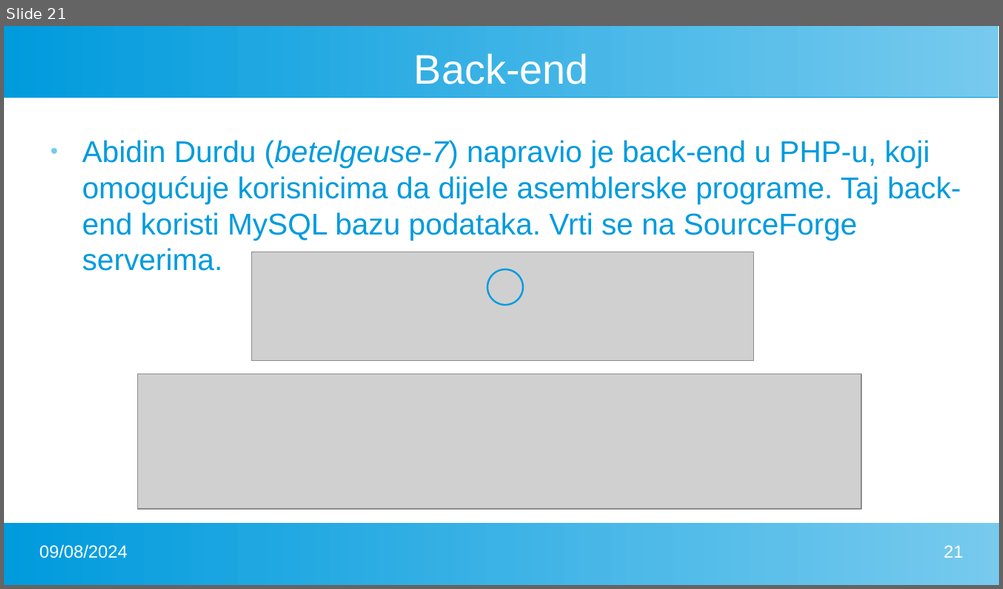
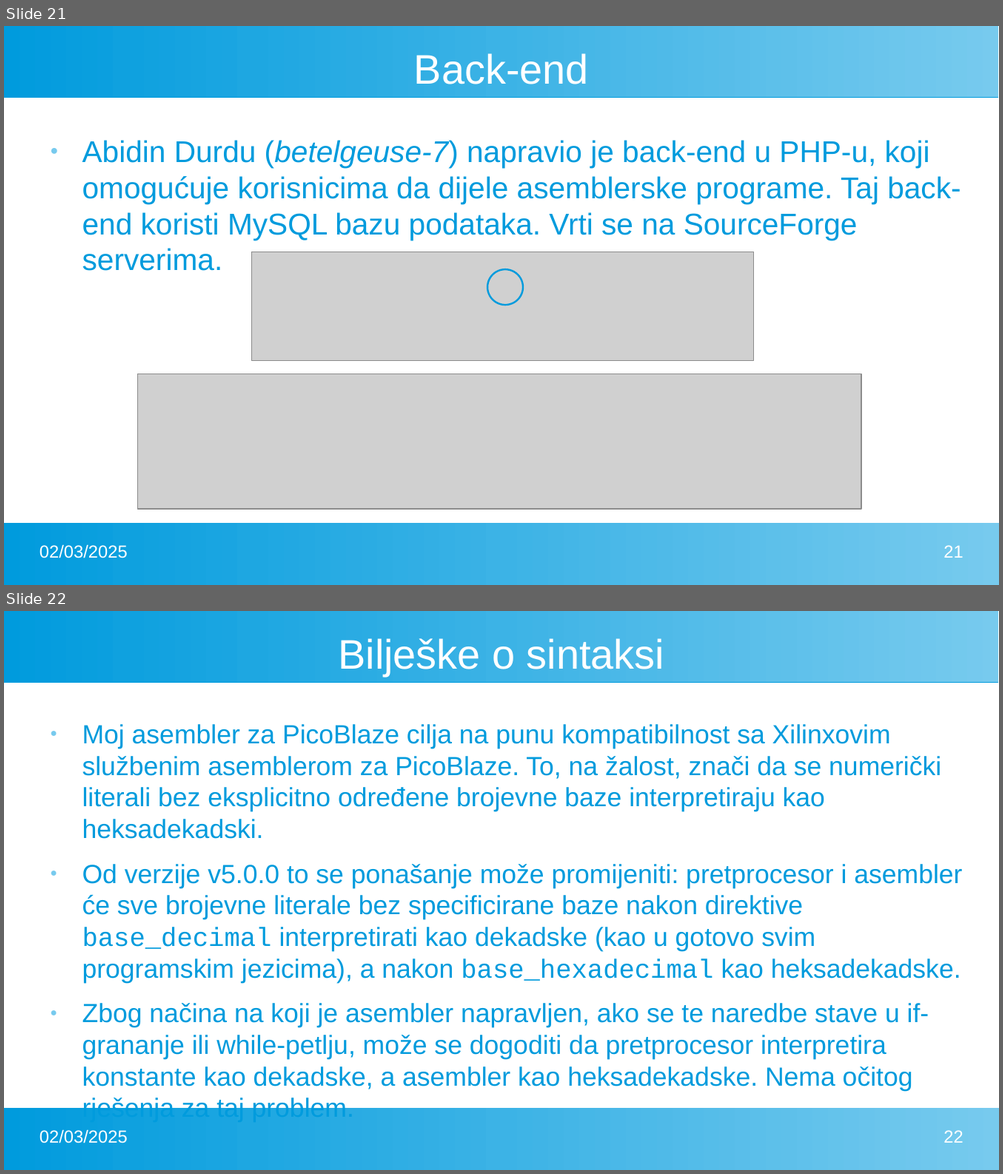
Before and after one commit to FlatAssembler/PicoBlaze_Simulator_in_JS, a slide deck: seminar/PicoBlaze.pptx. Shown one above the other, each under a label of ours: slide 21 before the commit, slides 21 and 22 after it. The pictures are 1003x589 and 1003x1174 pixels, drawn with LibreOffice and Linux fonts; fonts in the diff are those of the drawing; grey boxes stand for pictures. Boxes give left, top, right and bottom in pixels: in the first picture for what was removed or moved away, otherwise in the second. Text is boxed around its words. In the diff, an @@ line names an element or a change of style, - is before the commit and + after.

```diff
--- a/seminar/PicoBlaze.pptx
+++ b/seminar/PicoBlaze.pptx
@@ slide 22 added at (x1=4, y1=611, x2=999, y2=1170), background #FFFFFF; not listed: 2 template elements that a slide beside it also shows @@
@@ title added at (x1=338, y1=638, x2=664, y2=676), 33 pt, text #FFFFFF @@
+Bilješke o sintaksi
@@ text added at (x1=82, y1=724, x2=962, y2=1087), 21 pt, text #009BDD @@
+● Moj asembler za PicoBlaze cilja na punu kompatibilnost sa Xilinxovim službenim asemblerom za PicoBlaze. To, na žalost, znači da se numerički literali bez eksplicitno određene brojevne baze interpretiraju kao heksadekadski.
+● Od verzije v5.0.0 to se ponašanje može promijeniti: pretprocesor i asembler će sve brojevne literale bez specificirane baze nakon direktive base_decimal interpretirati kao dekadske (kao u gotovo svim programskim jezicima), a nakon base_hexadecimal kao heksadekadske.
+● Zbog načina na koji je asembler napravljen, ako se te naredbe stave u if-grananje ili while-petlju, može se dogoditi da pretprocesor interpretira konstante kao dekadske, a asembler kao heksadekadske. Nema očitog rješenja za taj problem.
@@ text added at (x1=40, y1=1130, x2=128, y2=1144), 14 pt, text #FFFFFF @@
+02/03/2025
@@ page number added at (x1=943, y1=1130, x2=962, y2=1143), 14 pt, text #FFFFFF @@
+22
@@ slide 21 changed as well @@
@@ text at (x1=40, y1=545, x2=128, y2=559): text changed @@
-09/08/2024
+02/03/2025
```
Also in this commit, not shown: 21 other slides changed, 1 other file.
